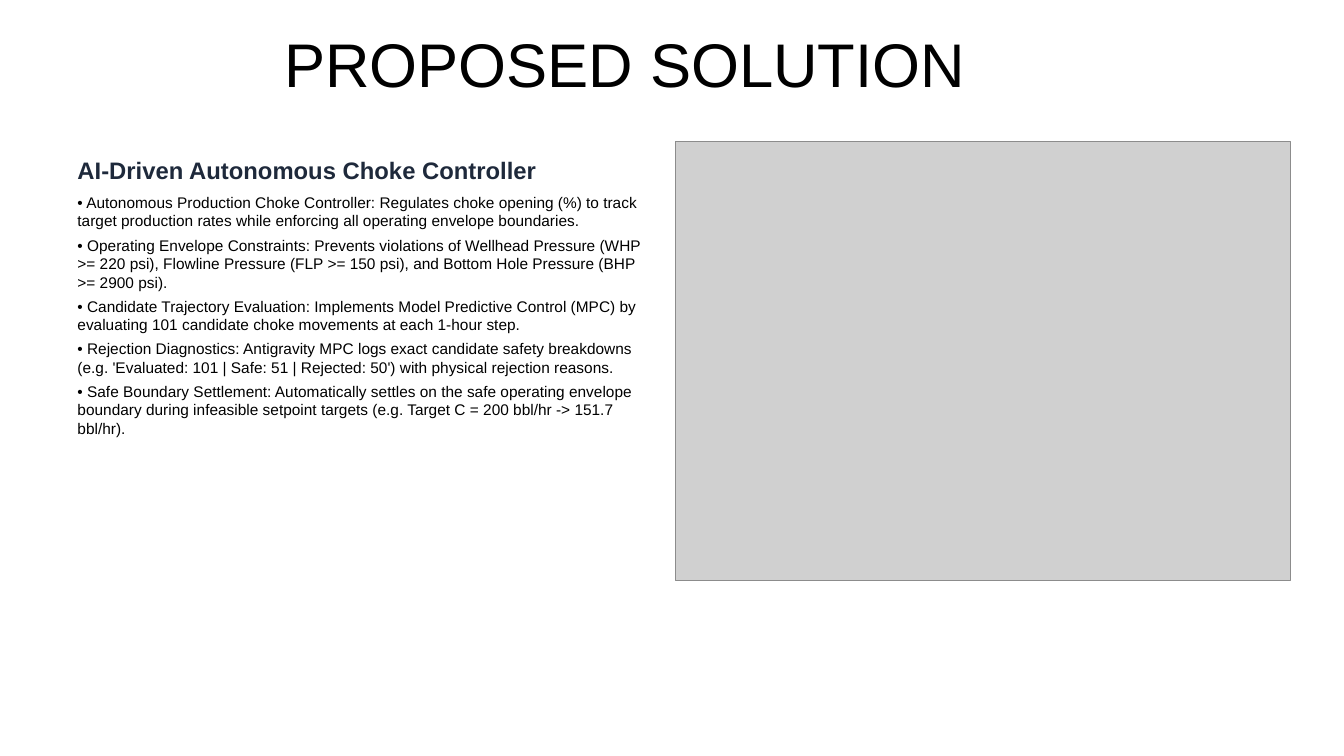
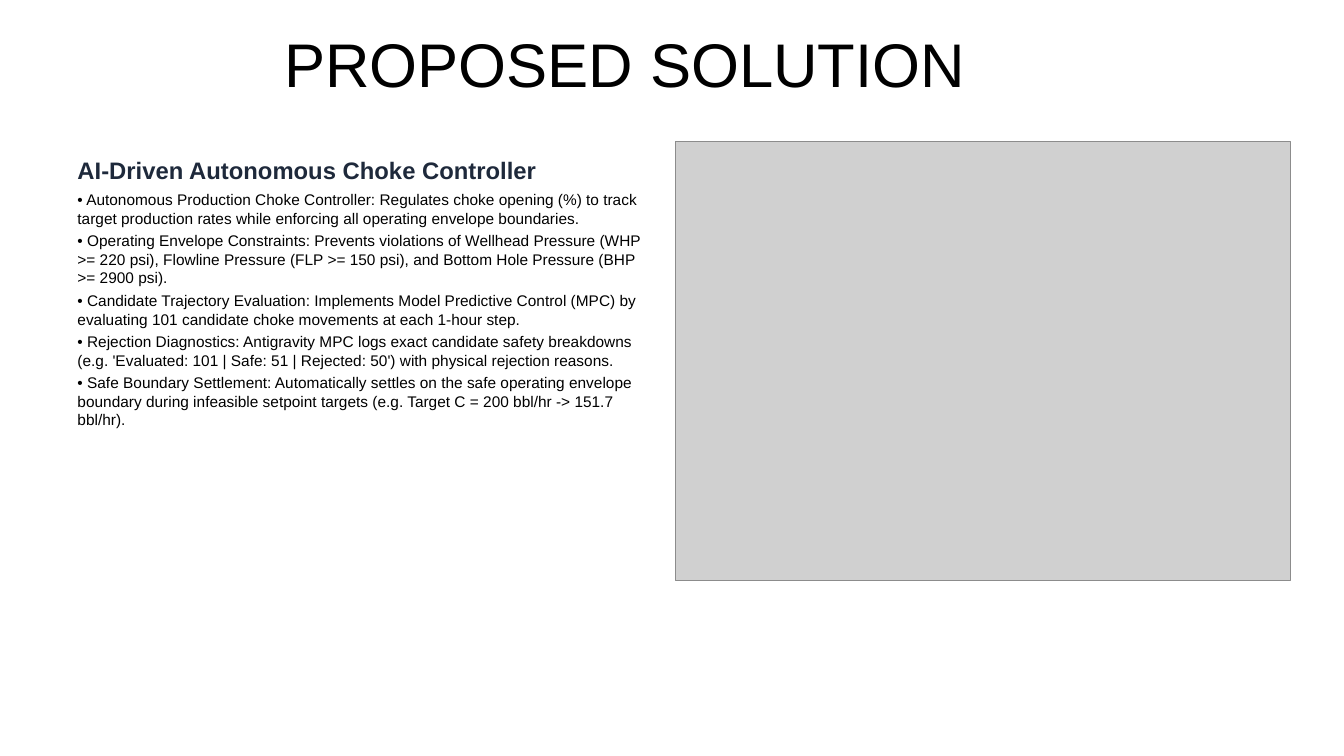
Before and after one commit to Gaurav0405/Autonomous-Choke-Controller, a slide deck: slide 2 of choke_controller_presentation_final.pptx. Drawn at 1344x756 pixels with LibreOffice and Linux fonts; fonts in the diff are those of the drawing; grey boxes stand for pictures. Boxes give left, top, right and bottom in pixels: in the first picture for what was removed or moved away, otherwise in the second. Text is boxed around its words. In the diff, an @@ line names an element or a change of style, - is before the commit and + after.

```diff
--- a/choke_controller_presentation_final.pptx
+++ b/choke_controller_presentation_final.pptx
@@ text "AI-Driven Autonomous Choke Controller" at box(77, 161, 641, 428): less space between paragraphs @@
```
Also in this commit, not shown: 4 other slides changed, 1 other file.
